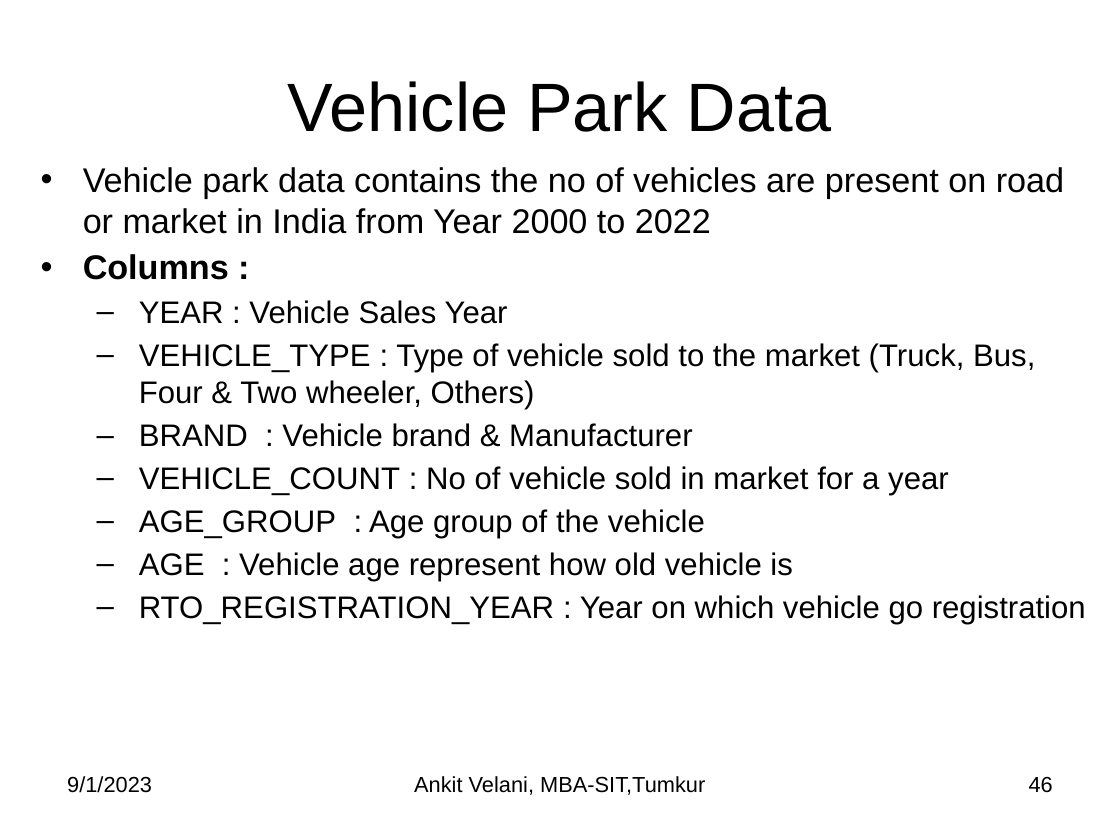
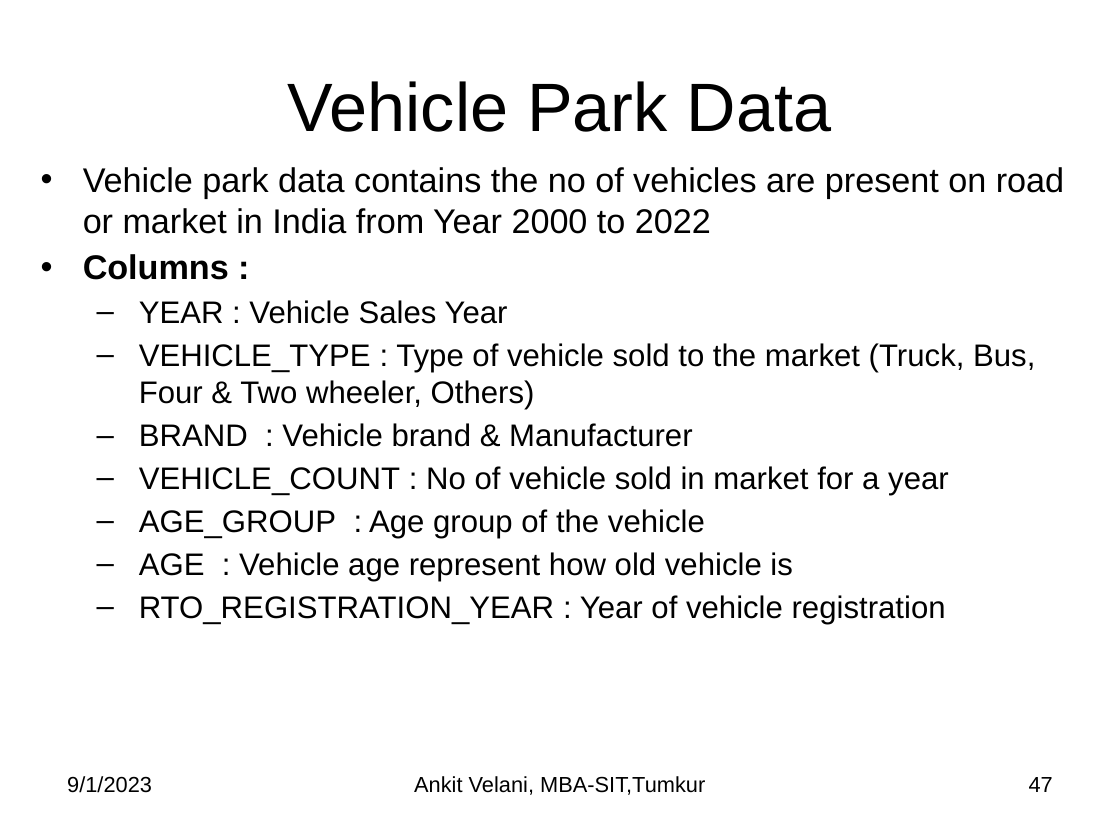
Before and after one commit to sitmbadept/sitmbadept.github.io, a slide deck: slide 47 of 2023/UNIT_3/UNIT-3-R-PART_2.pptx (slide 46 before the commit). Drawn at 1120x840 pixels with LibreOffice and Linux fonts; fonts in the diff are those of the drawing. Boxes give left, top, right and bottom in pixels: in the first picture for what was removed or moved away, otherwise in the second. Text is boxed around its words. In the diff, an @@ line names an element or a change of style, - is before the commit and + after.

```diff
--- a/2023/UNIT_3/UNIT-3-R-PART_2.pptx
+++ b/2023/UNIT_3/UNIT-3-R-PART_2.pptx
@@ text at (139, 595, 946, 624): text changed @@
-  – RTO_REGISTRATION_YEAR : Year on which vehicle go registration
+  – RTO_REGISTRATION_YEAR : Year of vehicle registration
@@ page number at (1029, 777, 1053, 792): text changed @@
-46
+47
```
Also in this commit, not shown: 6 other slides changed, 1 slide added, 1 other file.
